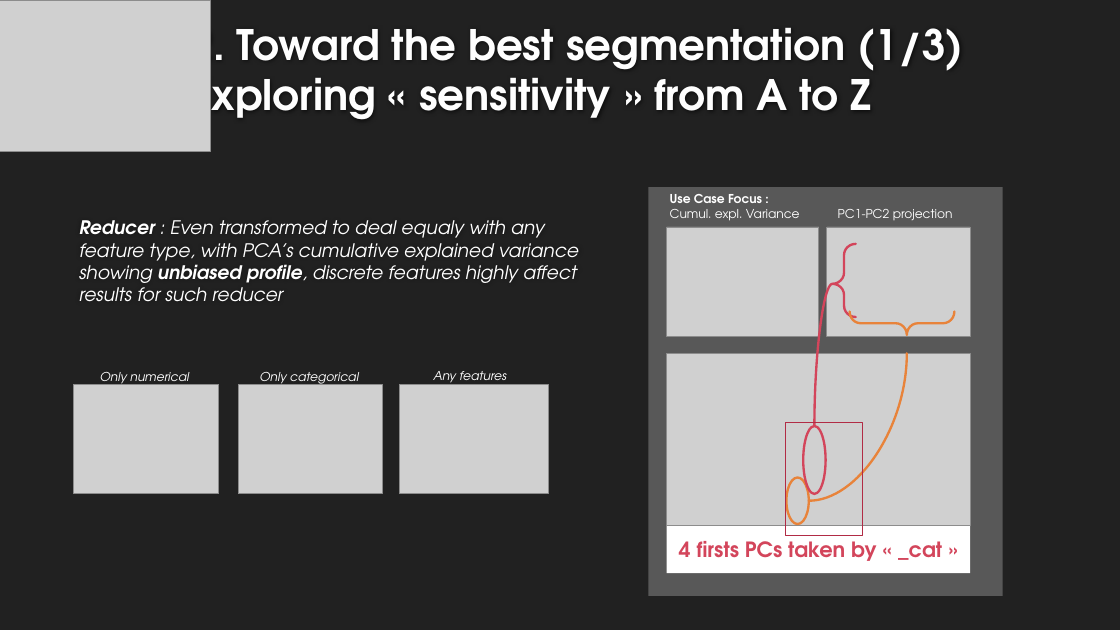
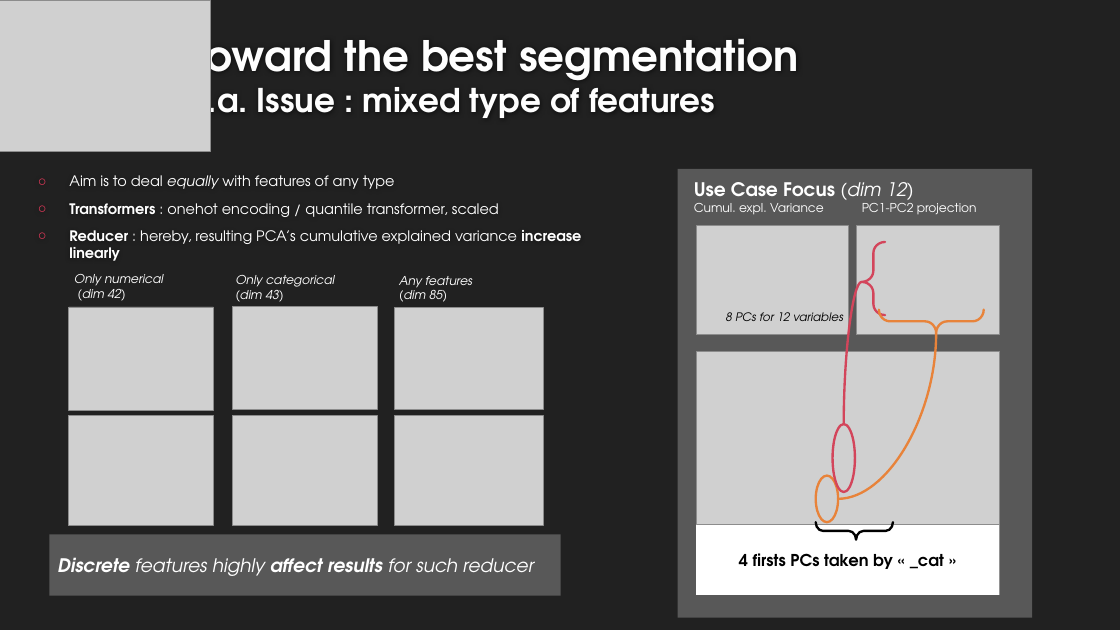
Before and after one commit to EtienneLardeur/P5_CustomerSegmentation, a slide deck: slide 9 of P5Olist_Présentation_initiale.pptx. Drawn at 1120x630 pixels with LibreOffice and Linux fonts; fonts in the diff are those of the drawing; grey boxes stand for pictures; background and template pictures are left out. Boxes give left, top, right and bottom in pixels: in the first picture for what was removed or moved away, otherwise in the second. Text is boxed around its words. In the diff, an @@ line names an element or a change of style, - is before the commit and + after.

```diff
--- a/P5Olist_Présentation_initiale.pptx
+++ b/P5Olist_Présentation_initiale.pptx
@@ title at [190,25,798,126]: text changed; size 36 to 28 pt @@
-2. Toward the best segmentation (1/3)
-Exploring « sensitivity » from A to Z
+Toward the best segmentation
+2.a. Issue : mixed type of features
@@ text at [69,175,581,261]: text changed; size 16 to 12.4 pt; italic off @@
-Reducer : Even transformed to deal equaly with any feature type, with PCA’s cumulative explained variance showing unbiased profile, discrete features highly affect results for such reducer
+○ Aim is to deal equally with features of any type
+○ Transformers : onehot encoding / quantile transformer, scaled
+○ Reducer : hereby, resulting PCA’s cumulative explained variance increase linearly
@@ rectangle: place and size @@
-rectangle at [649,187,1003,597]
+rectangle at [678,169,1033,618]
@@ text "Use Case Focus (dim 12)": place and size @@
-text "Use Case Focus (dim 12)" at [670,194,953,221]
+text "Use Case Focus (dim 12)" at [694,182,977,215]
@@ text at [694,182,913,205]: text changed; size 10.5 to 16 pt @@
-Use Case Focus :
+Use Case Focus (dim 12)
@@ text "Only numerical": place and size @@
-text "Only numerical" at [100,372,189,387]
+text "Only numerical" at [74,274,164,301]
@@ text "Only categorical": place and size @@
-text "Only categorical" at [260,372,359,387]
+text "Only categorical" at [236,275,335,302]
@@ text "Any features": place and size @@
-text "Any features" at [433,371,506,386]
+text "Any features" at [399,276,472,302]
@@ text at [78,285,126,301]: paragraph added @@
+(dim 42)
@@ text at [236,286,284,302]: paragraph added @@
+(dim 43)
@@ text at [399,287,447,302]: paragraph added @@
+(dim 85)
@@ 2 pictures, 2 left braces, 2 ellipses, 1 curved line: place and size @@
-2 pictures, 2 left braces, 2 ellipses, 1 curved line at [667,227,970,523]
+2 pictures, 2 left braces, 2 ellipses, 1 curved line at [697,225,1000,522]
@@ picture added at [69,307,213,410] @@
@@ picture added at [233,307,377,409] @@
@@ picture added at [394,308,543,410] @@
@@ text added at [726,312,843,321], 10 pt, text #000000, italic @@
+8 PCs for 12 variables
@@ picture: place and size @@
-picture at [667,354,970,527]
+picture at [697,351,1000,524]
@@ curved line moved from (809, 501) - (907, 354) to (839, 499) - (936, 333) @@
@@ 3 pictures: place and size @@
-3 pictures at [74,384,549,494]
+3 pictures at [68,416,543,526]
@@ rectangle removed at [786,423,863,535] @@
@@ rectangle added at [50,534,561,596], fill #585858, 16 pt, text #FFFFFF, italic @@
+Discrete features highly affect results for such reducer
@@ rectangle "4 firsts PCs taken by ...": place and size @@
-rectangle "4 firsts PCs taken by ..." at [667,526,970,573]
+rectangle "4 firsts PCs taken by ..." at [697,524,1000,595]
@@ rectangle "4 firsts PCs taken by ..." at [697,524,1000,595]: size 18 to 14 pt, text colour #D3455B to #000000 @@
@@ right brace added at [816,522,894,540], outline #000000 2 pt @@
```
Also in this commit, not shown: 11 other slides changed, 1 slide added, 1 slide removed.
